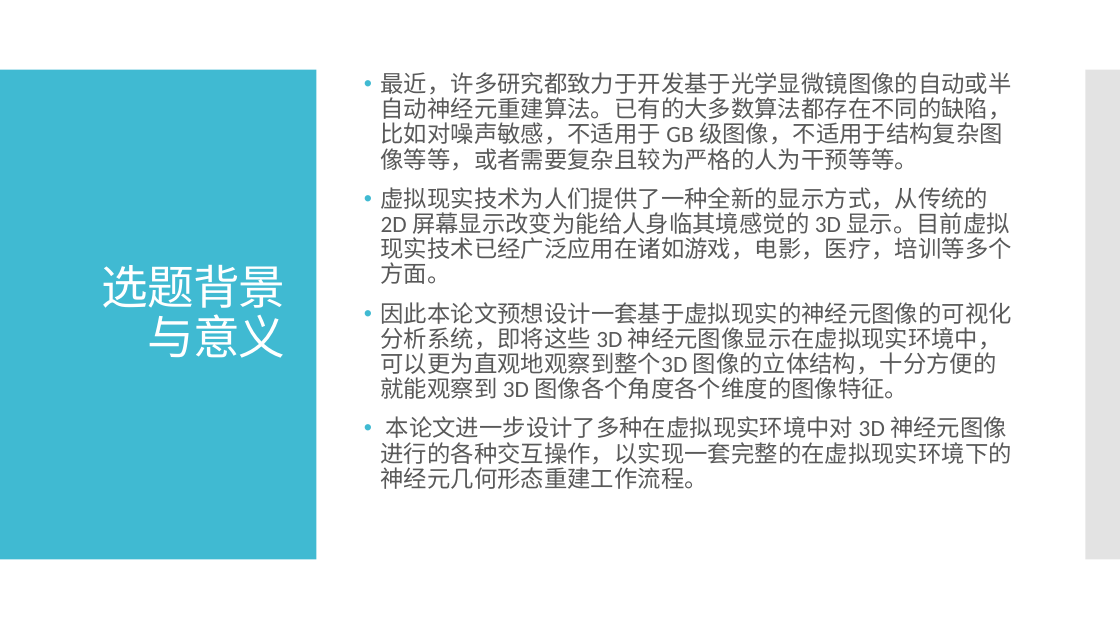
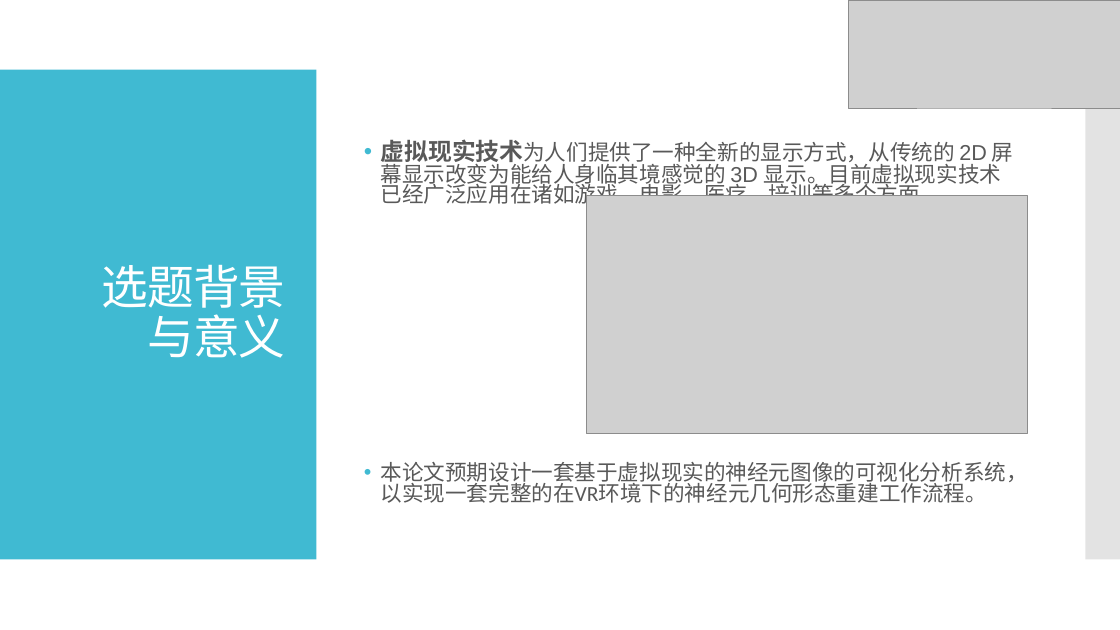
Before and after one commit to binWW/SchoolReport-Private-, a slide deck: slide 4 of 毕业论文/硕士毕业设计答辩.pptx (slide 6 before the commit). Drawn at 1120x630 pixels with LibreOffice and Linux fonts; fonts in the diff are those of the drawing; grey boxes stand for pictures. Boxes give left, top, right and bottom in pixels: in the first picture for what was removed or moved away, otherwise in the second. Text is boxed around its words. In the diff, an @@ line names an element or a change of style, - is before the commit and + after.

```diff
--- a/毕业论文/硕士毕业设计答辩.pptx
+++ b/毕业论文/硕士毕业设计答辩.pptx
@@ picture added at [849,0,1120,108] @@
@@ text at [381,72,1012,170]: paragraph removed @@
-• 最近，许多研究都致力于开发基于光学显微镜图像的自动或半自动神经元重建算法。已有的大多数算法都存在不同的缺陷，比如对噪声敏感，不适用于 GB 级图像，不适用于结构复杂图像等等，或者需要复杂且较为严格的人为干预等等。
@@ text at [381,139,1014,208]: size 20 to 20.4 pt, bold on in "虚拟现实技术为人们提供了一种全新的显示方式，从传统的"; size 20 to 18.5 pt in "虚拟现实技术为人们提供了一种全新的显示方式，从传统的 2D 屏幕显示改变为能给人身临其境感觉的 3D 显示。目前虚拟现实 ..."; font Calibri to Arial in "2D 屏幕显示改变为能给人身临其境感觉的 3D"; line spacing 0.9 to 0.8 @@
@@ picture added at [586,196,1028,434] @@
@@ text at [381,462,1028,503]: text changed; size 20 to 18.5 pt @@
-• 因此本论文预想设计一套基于虚拟现实的神经元图像的可视化分析系统，即将这些 3D 神经元图像显示在虚拟现实环境中，可以更为直观地观察到整个3D 图像的立体结构，十分方便的就能观察到 3D 图像各个角度各个维度的图像特征。
-• 本论文进一步设计了多种在虚拟现实环境中对 3D 神经元图像进行的各种交互操作，以实现一套完整的在虚拟现实环境下的神经元几何形态重建工作流程。
+• 本论文预期设计一套基于虚拟现实的神经元图像的可视化分析系统，以实现一套完整的在VR环境下的神经元几何形态重建工作流程。
```
Also in this commit, not shown: 26 other slides changed, 2 slides added, 7 slides removed, 6 other files.
